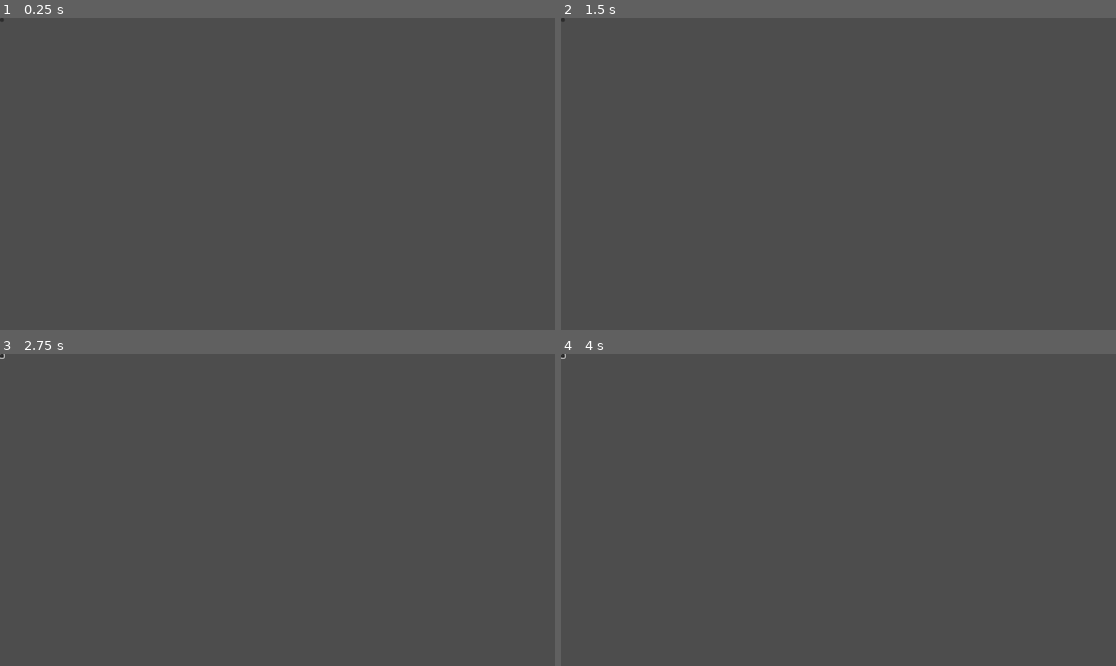
Above: before the commit, frames 1-4 (two rows, left to right).
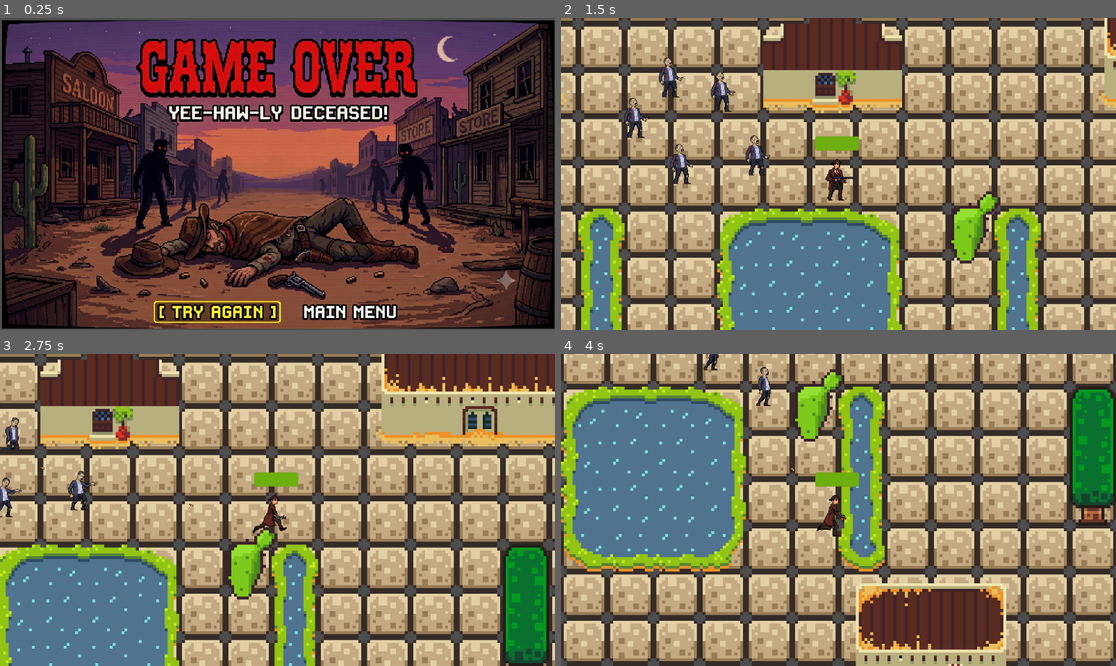
Above: after the commit, the same moments.

Repository: shauryaexe1/Zombie-Wars-
Game: Godot game, scene res://Scenes/Game.Over.r.tscn
Two runs of this game, one before a commit and one after it. Both use one fixed random seed, a clock stepped at 60 frames per second and the inputs below. This scene is started directly instead of the project's main scene.
Inputs (mouse positions are in pixels of both pictures, inside the frame that each line leads up to):
- Up to frame 1 (0.25 s): no input
- Up to frame 2 (1.5 s): click (561, 21) at 0.52 s; click (777, 311) at 1.27 s
- Up to frame 3 (2.75 s): tap Enter at 2 s; hold Right (ui_right) from 2.03 s (still down)
- Up to frame 4 (4 s): release Right (ui_right) at 2.78 s; hold Down (ui_down) 2.78-3.53 s; hold Right (ui_right) from 3.53 s (still down)

The runs differ from the first frame. In frame 1, 94% of the frame differs, in the area x 0-100%, y 0-100%; in frame 2, 95%; in frame 3, 96%; in frame 4, 96%.

Commit message:
connected the end game scene with end game screen
today i connected the end game of the main scene to the end game scene where it can restart the game. I am also working on the main menu game that i will do in sometime.

Diff:
--- a/Scenes/Game.Over.r.tscn
+++ b/Scenes/Game.Over.r.tscn
@@ -1,6 +1,10 @@
 [gd_scene format=3 uid="uid://clyp3yfmqvf4k"]
 
+[ext_resource type="Script" uid="uid://cnm6pgjr1uhp6" path="res://Scenes/game.over.r.gd" id="1_2fu2x"]
+[ext_resource type="Texture2D" uid="uid://1oyfcitu61ir" path="res://Scenes/Gameover.png" id="1_amdd6"]
+
 [node name="CanvasLayer" type="CanvasLayer" unique_id=665774702]
+script = ExtResource("1_2fu2x")
 
 [node name="Control" type="Control" parent="." unique_id=573962187]
 layout_mode = 3
@@ -10,7 +14,34 @@
 grow_horizontal = 2
 grow_vertical = 2
 
-[node name="Button" type="Button" parent="Control" unique_id=1086191301]
-layout_mode = 0
-offset_right = 8.0
-offset_bottom = 8.0
+[node name="Try Again" type="Button" parent="Control" unique_id=1086191301]
+layout_mode = 1
+anchors_preset = -1
+anchor_left = 0.291
+anchor_top = 0.915
+anchor_right = 0.492
+anchor_bottom = 0.94100004
+offset_left = -10.231995
+offset_top = -7.920044
+offset_right = 8.216003
+offset_bottom = 24.231995
+
+[node name="Main Menu" type="Button" parent="Control/Try Again" unique_id=2055423265]
+layout_mode = 1
+anchors_preset = -1
+anchor_left = 1.23
+anchor_top = 0.238
+anchor_right = 2.022
+anchor_bottom = 0.77900004
+offset_left = -14.5
+offset_top = -11.662001
+offset_right = 8.4999695
+offset_bottom = 9.828999
+
+[node name="GameOver PNG" type="Sprite2D" parent="Control" unique_id=832125064]
+position = Vector2(577.5, 325)
+scale = Vector2(0.83357567, 0.8333334)
+texture = ExtResource("1_amdd6")
+
+[connection signal="pressed" from="Control/Try Again" to="." method="_click_replay"]
+[connection signal="pressed" from="Control/Try Again/Main Menu" to="." method="_Main_menu"]
--- /dev/null
+++ b/Scenes/game.over.r.gd
@@ -0,0 +1,9 @@
+extends CanvasLayer
+
+
+func _click_replay() -> void:
+	get_tree().change_scene_to_file("res://Scenes/main_game.tscn")
+
+
+func _Main_menu() -> void:
+	get_tree()
--- a/Scenes/player.tscn
+++ b/Scenes/player.tscn
@@ -282,3 +282,5 @@
 theme_override_styles/fill = SubResource("StyleBoxFlat_3smsa")
 value = 100.0
 show_percentage = false
+
+[connection signal="animation_finished" from="AnimatedSprite2D" to="." method="_on_animation_finish"]
--- a/Scripts/player.gd
+++ b/Scripts/player.gd
@@ -44,3 +44,8 @@
 			health -= damage * mob_count * delta
 			%ProgressBar.value = health
 			animated_sprite.play("Hurt")
+
+
+func _on_animation_finish() -> void:
+	if animated_sprite.animation=="Dead":
+		get_tree().change_scene_to_file("res://Scenes/Game.Over.r.tscn")
--- /dev/null
+++ b/main_menu.gd
@@ -0,0 +1 @@
+extends Node2D
--- /dev/null
+++ b/main_menu.tscn
@@ -0,0 +1,27 @@
+[gd_scene format=3 uid="uid://c3ovnfqlue0uj"]
+
+[ext_resource type="Script" uid="uid://dcbrsgw5yt6hi" path="res://main_menu.gd" id="1_06t4h"]
+
+[node name="Main Menu" type="Node2D" unique_id=2051416741]
+script = ExtResource("1_06t4h")
+
+[node name="Button_Manager" type="Control" parent="." unique_id=827543213]
+layout_mode = 3
+anchors_preset = 0
+offset_right = 40.0
+offset_bottom = 40.0
+
+[node name="Game Start" type="Button" parent="Button_Manager" unique_id=1306926671]
+layout_mode = 0
+offset_right = 8.0
+offset_bottom = 8.0
+
+[node name="Upgrade Menu" type="Button" parent="Button_Manager" unique_id=2057120693]
+layout_mode = 0
+offset_right = 8.0
+offset_bottom = 8.0
+
+[node name="Exit" type="Button" parent="Button_Manager" unique_id=2063070867]
+layout_mode = 0
+offset_right = 8.0
+offset_bottom = 8.0
Binary file added: Scenes/Gameover.png
Not shown, added: Scenes/Gameover.png.import
Not shown, added: Scenes/game.over.r.gd.uid
Not shown, added: main_menu.gd.uid
